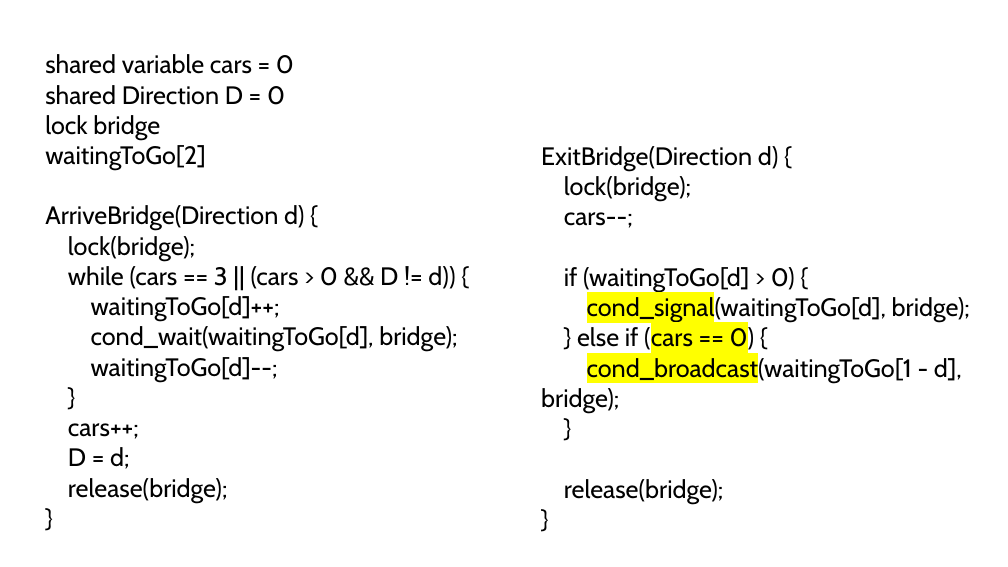
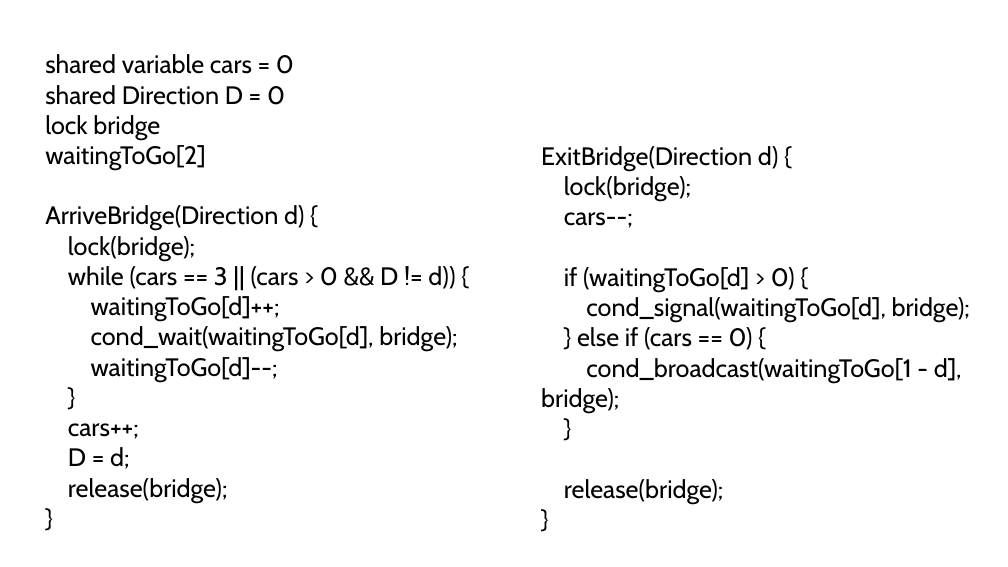
Before and after one commit to vincenzo-gulisano/os_material, a slide deck: slide 16 of lab_3/narrow_bridge_problem.pptx. Drawn at 1008x567 pixels with LibreOffice and Linux fonts; fonts in the diff are those of the drawing. Boxes give left, top, right and bottom in pixels: in the first picture for what was removed or moved away, otherwise in the second. Text is boxed around its words. In the diff, an @@ line names an element or a change of style, - is before the commit and + after.

```diff
--- a/lab_3/narrow_bridge_problem.pptx
+++ b/lab_3/narrow_bridge_problem.pptx
@@ text at (541,297,970,413): highlight #FFFF00 to none in "cond_signal(waitingToGo[d],", "(cars == 0)", "cond_broadcast(waitingToGo[1" @@
```
Also in this commit, not shown: 1 other slide changed, 6 other files.
